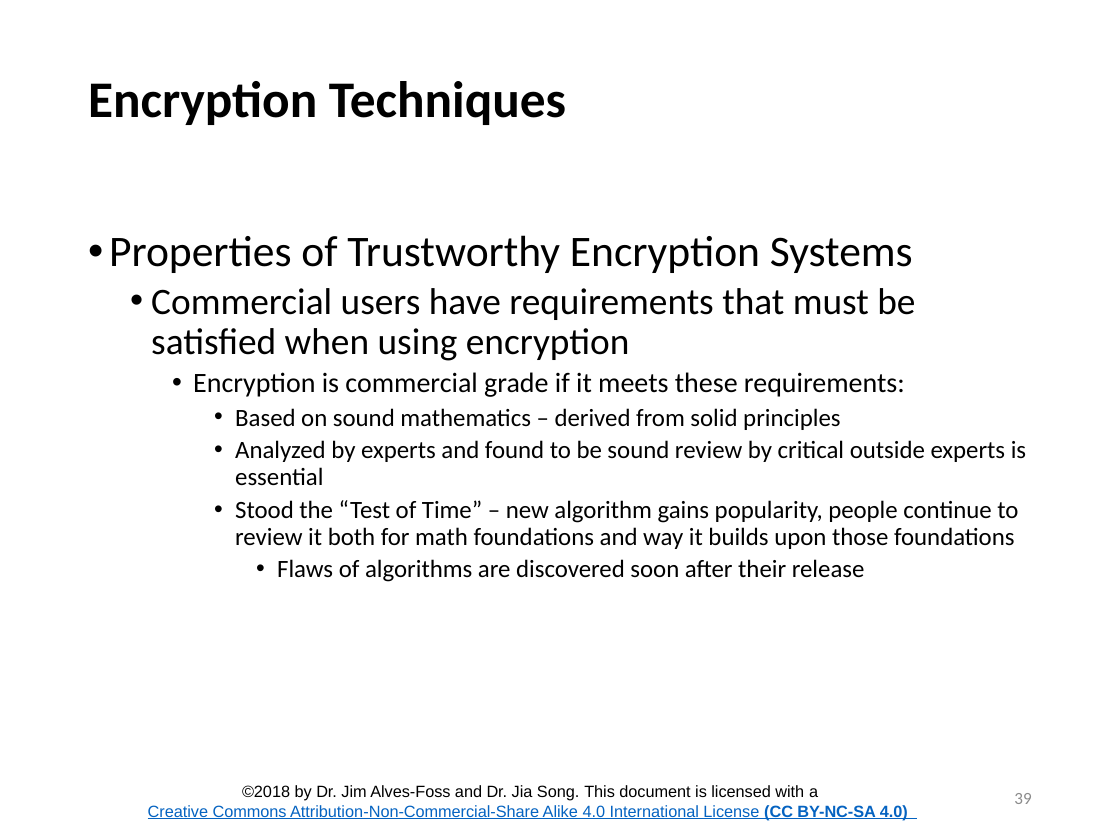
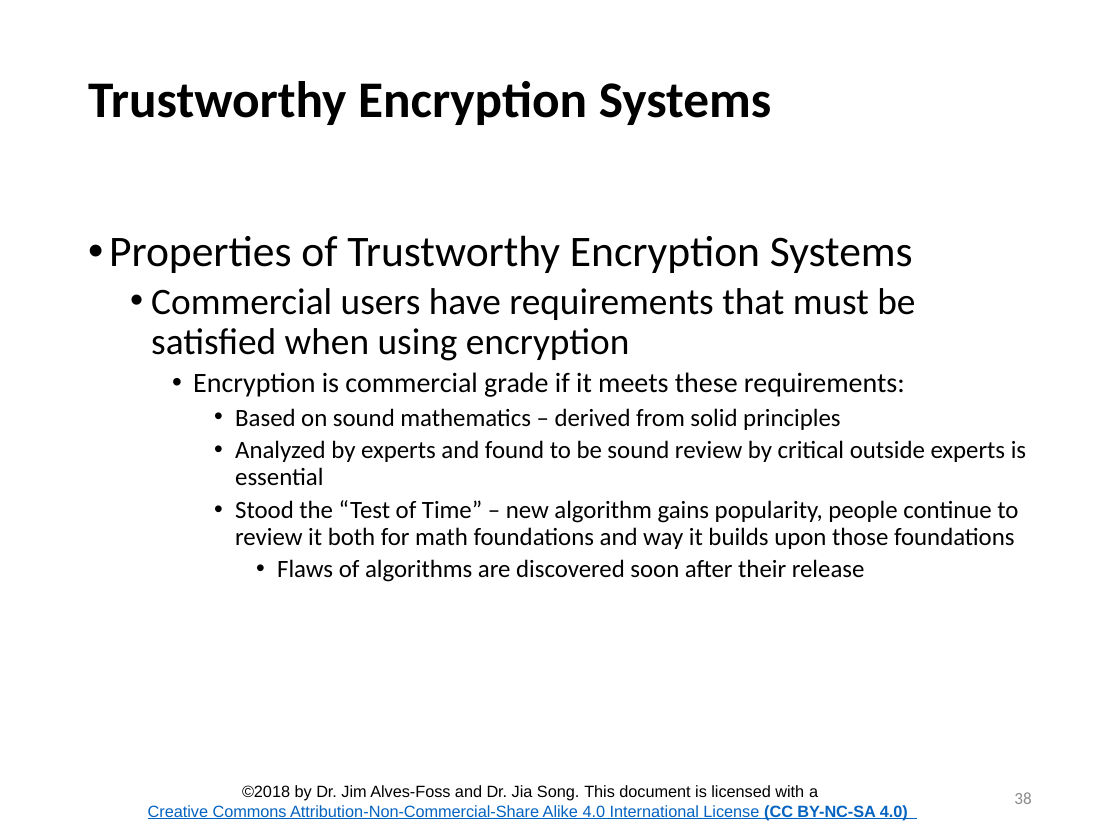
Before and after one commit to CenterForSecureAndDependableSystems/Teaching-Materials, a slide deck: slide 38 of Network-Security/Module_2 Cryptography/Lesson_1_Crypto_Intro.pptx (slide 39 before the commit). Drawn at 1120x840 pixels with LibreOffice and Linux fonts; fonts in the diff are those of the drawing; background and template pictures are left out. Boxes give left, top, right and bottom in pixels: in the first picture for what was removed or moved away, otherwise in the second. Text is boxed around its words. In the diff, an @@ line names an element or a change of style, - is before the commit and + after.

```diff
--- a/Network-Security/Module_2 Cryptography/Lesson_1_Crypto_Intro.pptx
+++ b/Network-Security/Module_2 Cryptography/Lesson_1_Crypto_Intro.pptx
@@ title at <box>88,81,772,125</box>: text changed @@
-Encryption Techniques
+Trustworthy Encryption Systems
@@ page number at <box>1014,792,1031,804</box>: text changed @@
-39
+38
```
Also in this commit, not shown: 19 other slides changed, 1 slide removed, 4 other files.
